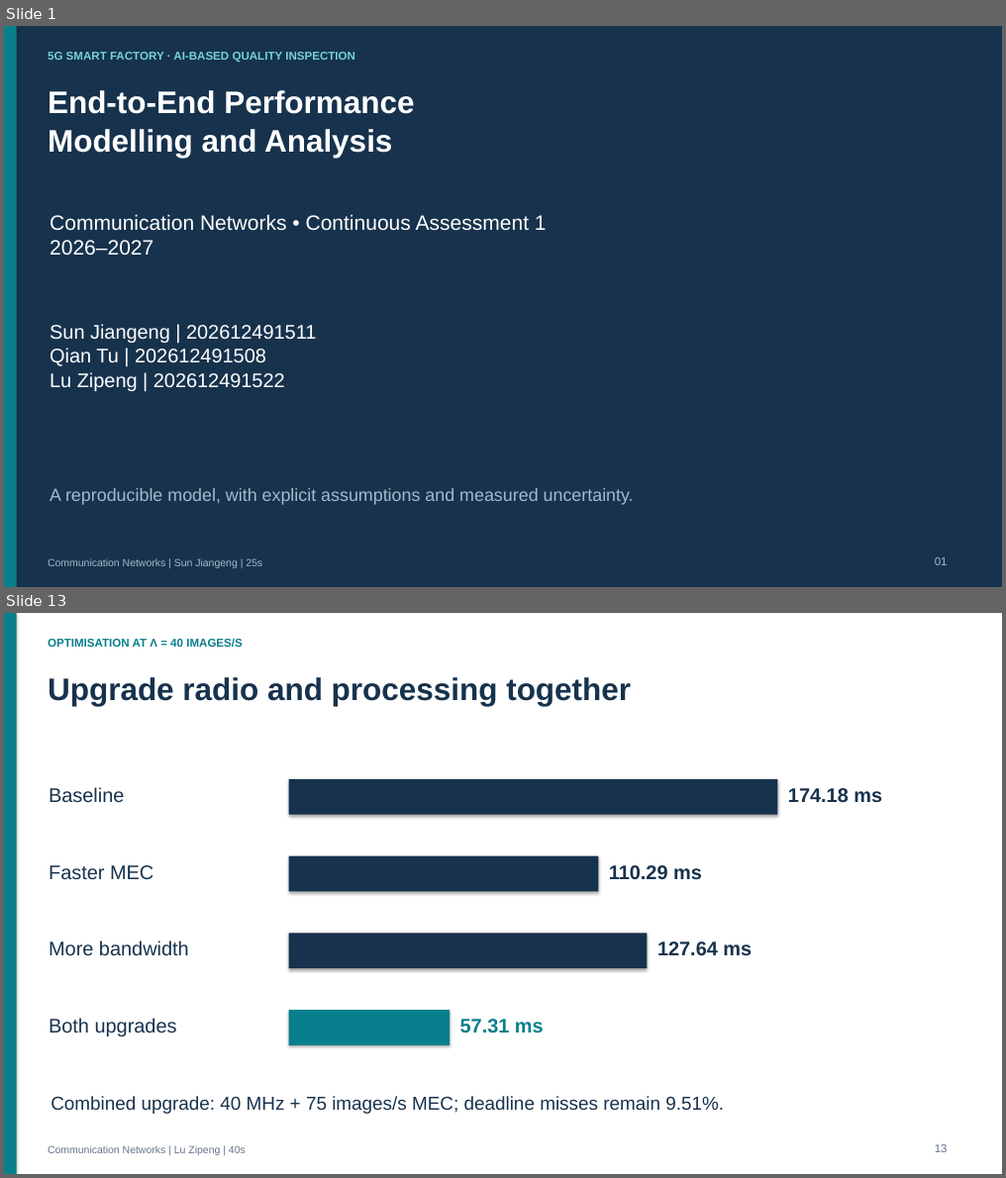
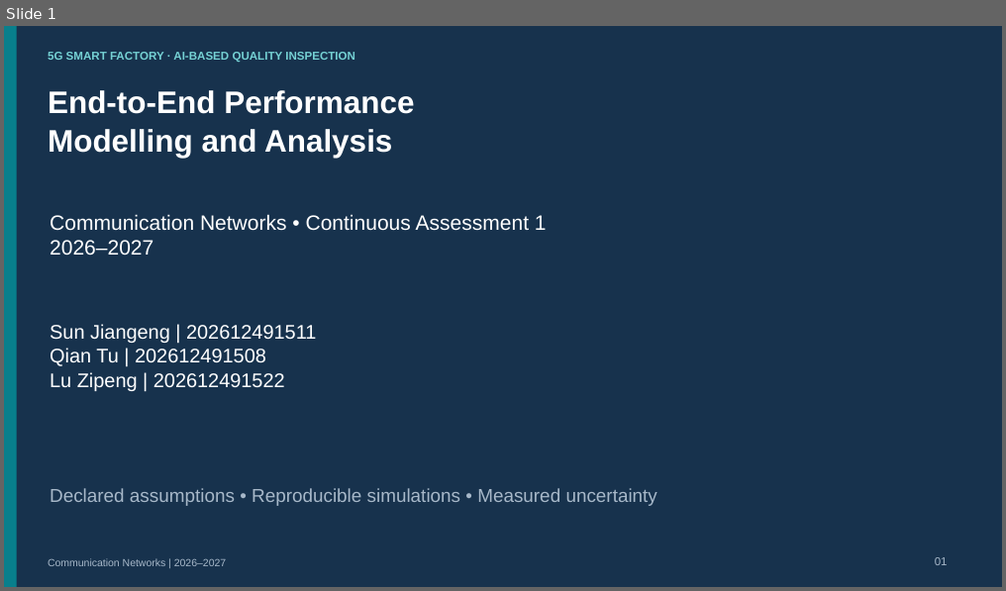
Before and after one commit to thelu260325/-, a slide deck: deliverables/communication_networks_2026_project/project/slides/Communication_Networks_Presentation.pptx. Shown one above the other, each under a label of ours: slides 1 and 13 before the commit, slide 1 after it; the slides between them are not shown. The pictures are 1006x1178 and 1006x591 pixels, drawn with LibreOffice and Linux fonts; fonts in the diff are those of the drawing. Boxes give left, top, right and bottom in pixels: in the first picture for what was removed or moved away, otherwise in the second. Text is boxed around its words. In the diff, an @@ line names an element or a change of style, - is before the commit and + after.

Commit message:
Review communication networks presentation and speaking script

```diff
--- a/deliverables/communication_networks_2026_project/project/slides/Communication_Networks_Presentation.pptx
+++ b/deliverables/communication_networks_2026_project/project/slides/Communication_Networks_Presentation.pptx
@@ slide 13 removed at bbox=[4, 613, 1002, 1174], background #FFFFFF @@
@@ rectangle removed at bbox=[4, 613, 1002, 1174] @@
@@ rectangle removed at bbox=[4, 613, 17, 1174] @@
@@ text removed at bbox=[48, 638, 243, 648] @@
-OPTIMISATION AT Λ = 40 IMAGES/S
@@ text removed at bbox=[48, 677, 631, 706] @@
-Upgrade radio and processing together
@@ text removed at bbox=[49, 787, 124, 803] @@
-Baseline
@@ rectangle removed at bbox=[289, 779, 778, 814] @@
@@ text removed at bbox=[788, 788, 882, 803] @@
-174.18 ms
@@ text removed at bbox=[49, 865, 153, 880] @@
-Faster MEC
@@ rectangle removed at bbox=[289, 857, 599, 891] @@
@@ text removed at bbox=[609, 865, 702, 880] @@
-110.29 ms
@@ rectangle removed at bbox=[289, 934, 648, 968] @@
@@ text removed at bbox=[49, 941, 189, 957] @@
-More bandwidth
@@ text removed at bbox=[657, 942, 751, 957] @@
-127.64 ms
@@ text removed at bbox=[49, 1018, 177, 1037] @@
-Both upgrades
@@ rectangle removed at bbox=[289, 1011, 450, 1046] @@
@@ text removed at bbox=[460, 1019, 544, 1034] @@
-57.31 ms
@@ text removed at bbox=[51, 1096, 724, 1114] @@
-Combined upgrade: 40 MHz + 75 images/s MEC; deadline misses remain 9.51%.
@@ text removed at bbox=[48, 1146, 246, 1156] @@
-Communication Networks | Lu Zipeng | 40s
@@ text removed at bbox=[935, 1145, 947, 1153] @@
-13
@@ slide 1 changed as well @@
@@ rectangle at bbox=[4, 26, 1002, 587]: shadow off @@
@@ text at bbox=[50, 488, 657, 506]: text changed; size 17 to 18 pt @@
-A reproducible model, with explicit assumptions and measured uncertainty.
+Declared assumptions • Reproducible simulations • Measured uncertainty
@@ text at bbox=[48, 559, 226, 567]: text changed @@
-Communication Networks | Sun Jiangeng | 25s
+Communication Networks | 2026–2027
```
Also in this commit, not shown: 7 other slides changed, 7 slides added, 5 other slides removed, 26 other files.
